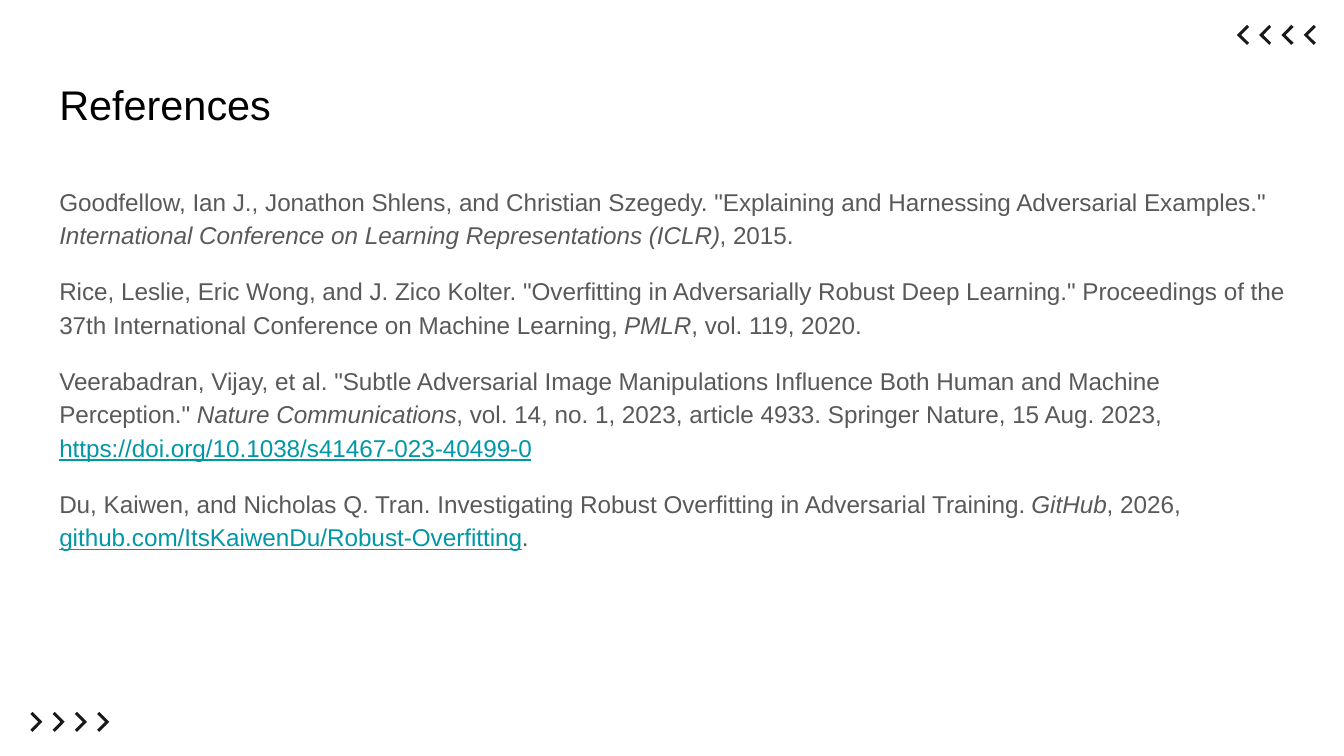
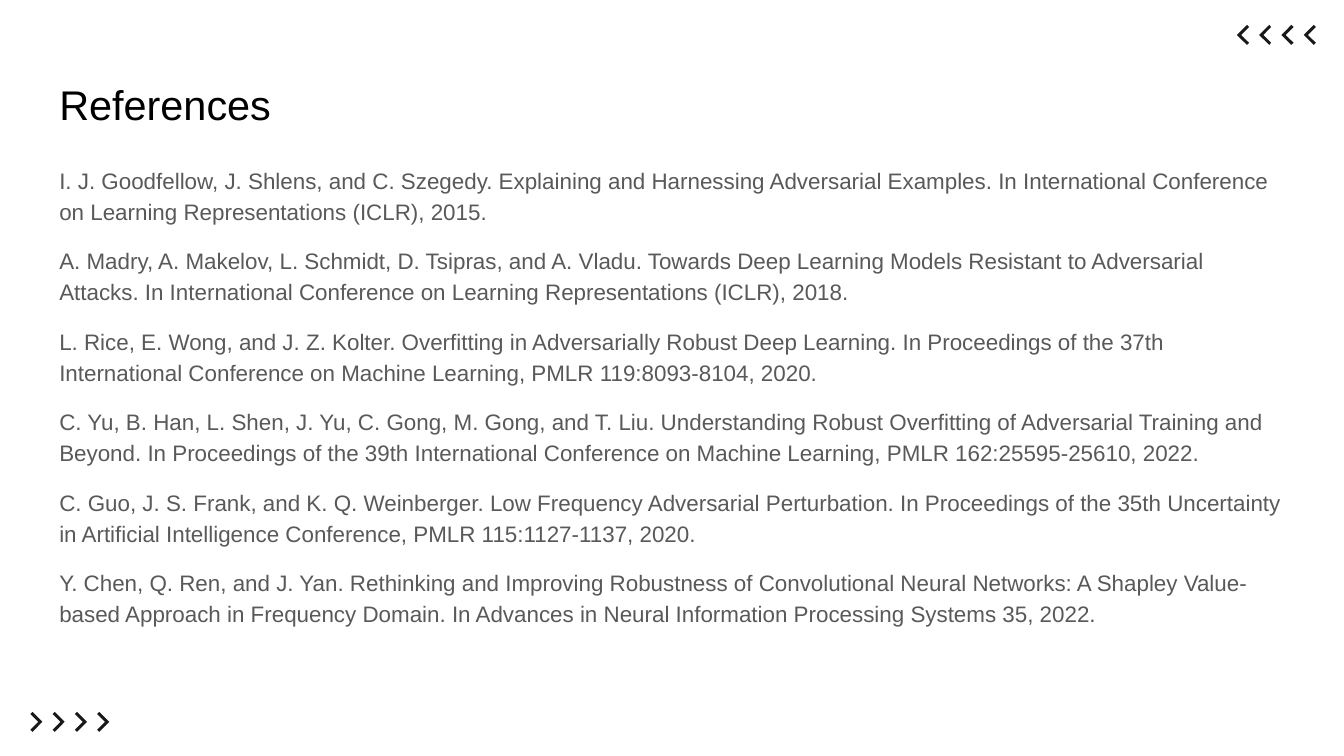
Before and after one commit to ItsKaiwenDu/Robust-Overfitting, a slide deck: slide 18 of report/slides.pptx (slide 16 before the commit). Drawn at 1344x756 pixels with LibreOffice and Linux fonts; fonts in the diff are those of the drawing. Boxes give left, top, right and bottom in pixels: in the first picture for what was removed or moved away, otherwise in the second. Text is boxed around its words. In the diff, an @@ line names an element or a change of style, - is before the commit and + after.

```diff
--- a/report/slides.pptx
+++ b/report/slides.pptx
@@ text at (x1=59, y1=173, x2=1280, y2=627): text changed; size 13 to 12 pt @@
-Goodfellow, Ian J., Jonathon Shlens, and Christian Szegedy. "Explaining and Harnessing Adversarial Examples." International Conference on Learning Representations (ICLR), 2015.
-Rice, Leslie, Eric Wong, and J. Zico Kolter. "Overfitting in Adversarially Robust Deep Learning." Proceedings of the 37th International Conference on Machine Learning, PMLR, vol. 119, 2020.
-Veerabadran, Vijay, et al. "Subtle Adversarial Image Manipulations Influence Both Human and Machine Perception." Nature Communications, vol. 14, no. 1, 2023, article 4933. Springer Nature, 15 Aug. 2023, https://doi.org/10.1038/s41467-023-40499-0
-Du, Kaiwen, and Nicholas Q. Tran. Investigating Robust Overfitting in Adversarial Training. GitHub, 2026, github.com/ItsKaiwenDu/Robust-Overfitting.
+I. J. Goodfellow, J. Shlens, and C. Szegedy. Explaining and Harnessing Adversarial Examples. In International Conference on Learning Representations (ICLR), 2015.
+A. Madry, A. Makelov, L. Schmidt, D. Tsipras, and A. Vladu. Towards Deep Learning Models Resistant to Adversarial Attacks. In International Conference on Learning Representations (ICLR), 2018.
+L. Rice, E. Wong, and J. Z. Kolter. Overfitting in Adversarially Robust Deep Learning. In Proceedings of the 37th International Conference on Machine Learning, PMLR 119:8093-8104, 2020.
+C. Yu, B. Han, L. Shen, J. Yu, C. Gong, M. Gong, and T. Liu. Understanding Robust Overfitting of Adversarial Training and Beyond. In Proceedings of the 39th International Conference on Machine Learning, PMLR 162:25595-25610, 2022.
+C. Guo, J. S. Frank, and K. Q. Weinberger. Low Frequency Adversarial Perturbation. In Proceedings of the 35th Uncertainty in Artificial Intelligence Conference, PMLR 115:1127-1137, 2020.
+Y. Chen, Q. Ren, and J. Yan. Rethinking and Improving Robustness of Convolutional Neural Networks: A Shapley Value-based Approach in Frequency Domain. In Advances in Neural Information Processing Systems 35, 2022.
```
Also in this commit, not shown: 1 other slide changed, 6 slides added, 3 slides removed.
